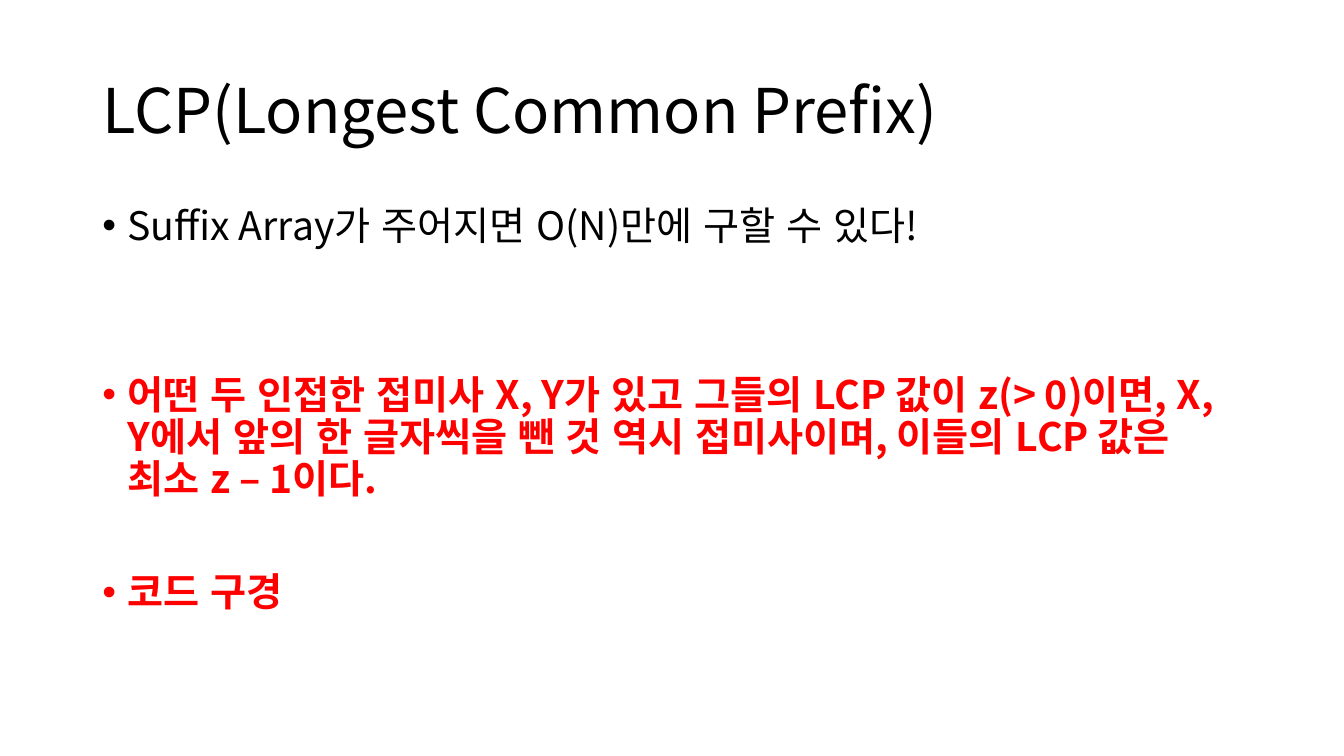
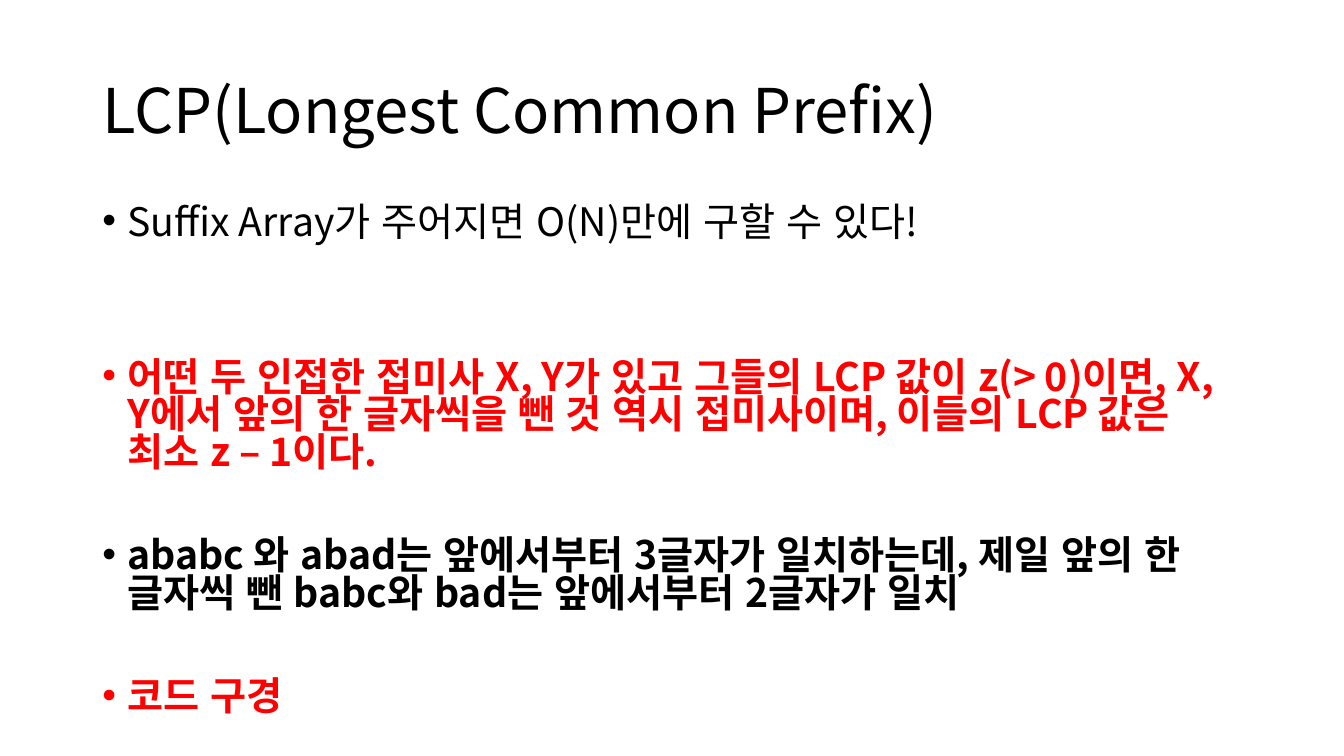
Before and after one commit to ALGOSOPT/algosopt, a slide deck: slide 16 of Chapter20/접미사배열ppt.pptx. Drawn at 1344x756 pixels with LibreOffice and Linux fonts; fonts in the diff are those of the drawing. Boxes give left, top, right and bottom in pixels: in the first picture for what was removed or moved away, otherwise in the second. Text is boxed around its words. In the diff, an @@ line names an element or a change of style, - is before the commit and + after.

```diff
--- a/Chapter20/접미사배열ppt.pptx
+++ b/Chapter20/접미사배열ppt.pptx
@@ text at (128,203,1214,714): line spacing 0.9 to 0.8 @@
@@ text at (128,536,1180,611): paragraph added @@
+• ababc 와 abad는 앞에서부터 3글자가 일치하는데, 제일 앞의 한 글자씩 뺀 babc와 bad는 앞에서부터 2글자가 일치
```
Also in this commit, not shown: 2 other slides changed, 1 slide added, 1 other file.
